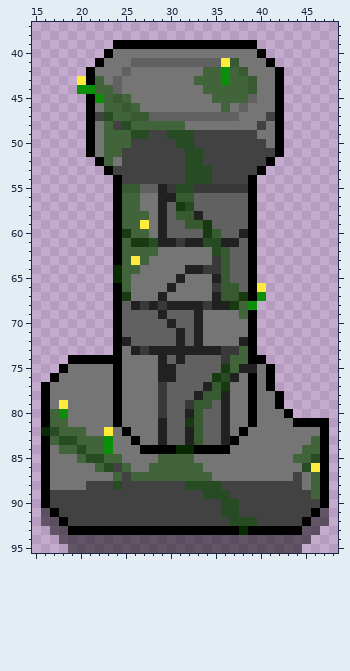
One commit to this pixel-art file: Assets/Arts/Construction/Pillar/Pillar_04.aseprite. Above: the version before the commit.
64x96 pixels, 1 frame. Colours within 5 levels of each other are drawn and written as one. Shown: x 15..48, y 37..95.
The result:
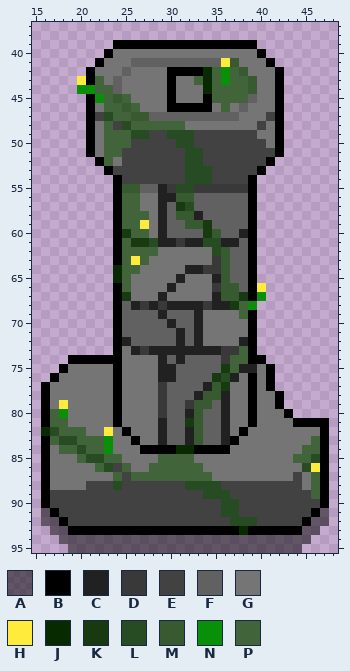
Palette (. is transparent): A #00000080  B #000000  C #212121  D #393939  E #424242  F #616161  G #757575  H #ffeb3b  J #072a01  K #173a11  L #274b22  M #375a31  N #0a8f08  P #41643b
From old to new:
layer "Number" added
--- layer "Number"
@@ x 28..36 @@
 41 FFFFFFFFH
-42 GGGGGGPPN
-43 GGGGGPPPN
-44 GGGGGGPPP
-45 GGGGGGGPP
-46 GGGGGGGGP
+42 GGBBBBJPN
+43 GGBGGPJPN
+44 GGBGGGJPP
+45 GGBGGGBPP
+46 GGBBBBBGP
 47 FFFFFFFFF
Pixel boxes of the changes (left, top, right, bottom) in both pictures:
changed: (167, 67, 212, 112)
